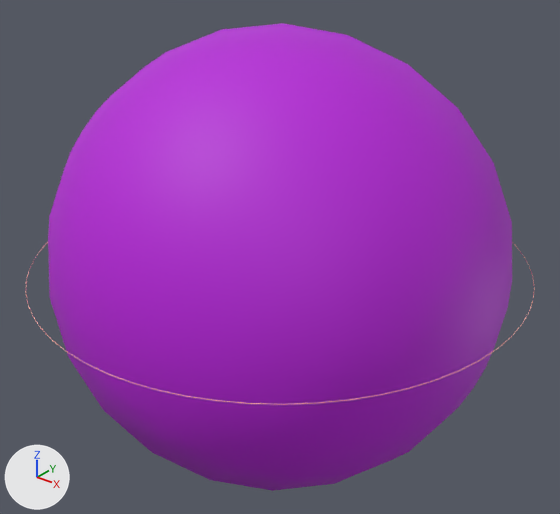
One commit to the glTF model glb/87.glb: the scene before it, then after it.
One viewpoint serves both versions: a 50 mm camera at (1.883, -2.354, 1.457) aimed at (0.001, -0.001, -0.002). Every picture has the same lights, and +X, +Y and +Z are marked at lower left. The older version comes first. Where no turn or scale is listed for an object, it has been applied to the vertices.

Script lines for the objects in view, before the commit:
```python
mat_tmp_orb_87_7s = principled_material('TMP_orb_87_7s')
mat_tmp_orb_87_7s.base_color = (0.475, 0.0117, 0.692)  # purple #b71cd9
mat_tmp_orb_87_7s.roughness = 0.6
me_tmp_7s0_87 = bpy.data.meshes.new('TMP_7s0_87')
me_tmp_7s0_87.from_pydata(...)  # a UV sphere (16 segments, 12 rings, poles along z) spanning x -1.0..1.0, y -1.0..1.0, z -1.0..1.0
me_tmp_7s0_87.materials.append(mat_tmp_orb_87_7s)  # purple #b71cd9
me_tmp_ring_87_7 = bpy.data.meshes.new('TMP_ring_87_7')
me_tmp_ring_87_7.from_pydata(...)  # 384 vertices, 768 faces; spans x -1.05..1.05, y -1.05..1.05, z 0.0
me_tmp_ring_87_7.materials.append(mat_tmp_ring_87_7)  # pink #ffb2a6
ob_nivel_n7 = bpy.data.objects.new('Nivel_n7', me_tmp_ring_87_7)
ob_nivel_n7.location = (0.0, 0.0, 0.0)
ob_orbital_7s_0 = bpy.data.objects.new('Orbital_7s_0', me_tmp_7s0_87)
ob_orbital_7s_0.parent = ob_atom_087_fr
ob_orbital_7s_0.location = (0.0, 0.0, 0.0)
ob_orbital_7s_0.rotation_euler = (0.653, 0.89, -1.958)  # degrees (37, 51, -112)
ob_orbital_7s_0.scale = (0.966, 0.966, 0.966)
```
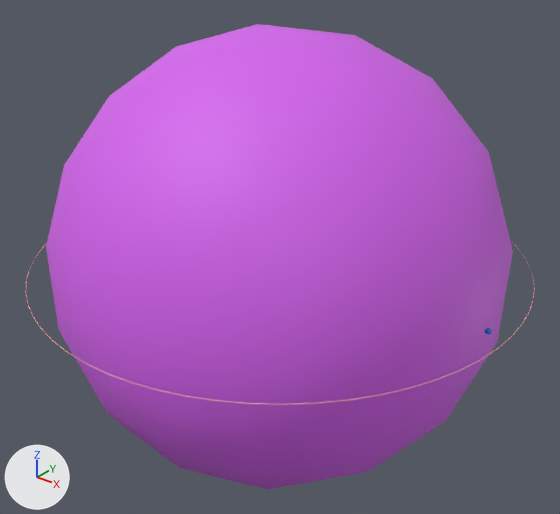
Location of each change, [x1, y1, x2, y2] in pixels of the pictures (560 x 514 px):
'Orbital_7s_0', recoloured, turned: before [48, 23, 512, 491]; after [46, 24, 513, 489]

Edits to the bpy script that builds the scene:
```text
Change mat_tmp_orb_87_7s:
    mat_tmp_orb_87_7s.base_color: (0.475, 0.0117, 0.692) -> (0.671, 0.125, 0.859)  # purple #b71cd9 -> purple #d663ee
Change ob_orbital_7s_0:
    ob_orbital_7s_0.rotation_euler: (0.653, 0.89, -1.958) -> (0.663, 0.83, -0.305)  # degrees (37, 51, -112) -> degrees (38, 48, -17)
```
